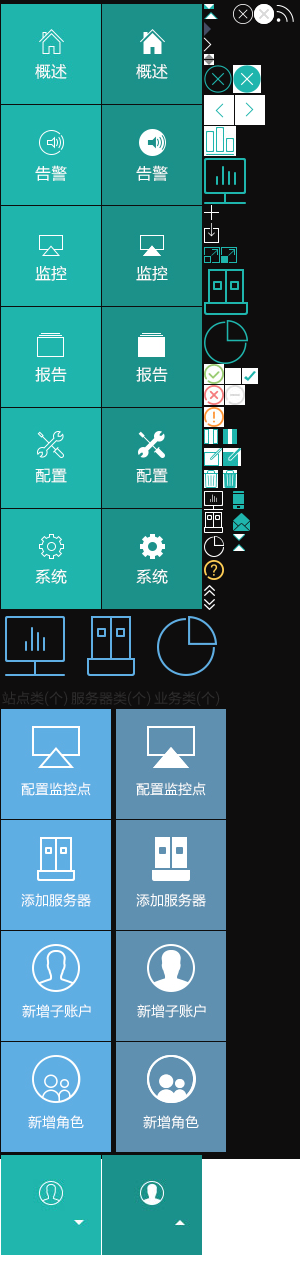
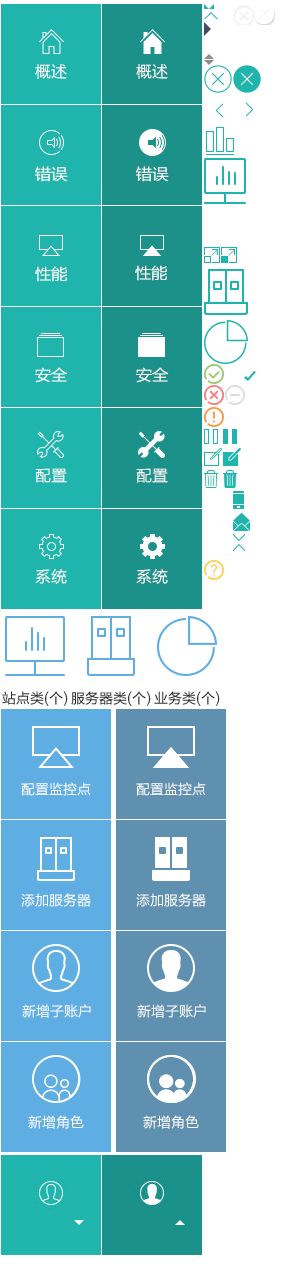
Revision of a layered (300, 1266) image; what changed, layer by layer:
removed layer "19" over (204, 560, 224, 580)
removed layer "18" over (204, 536, 224, 557)
removed layer "15" over (204, 320, 248, 364)
removed layer "14" over (204, 269, 248, 315)
removed layer "9" over (204, 158, 246, 204)
removed layer "7" over (204, 65, 232, 93)
removed layer "24_1" over (254, 4, 275, 25)
removed layer "24" over (233, 4, 254, 25)
removed layer "5" over (154, 616, 220, 706)
removed layer "4" over (71, 616, 151, 706)
removed layer "3" (2nd of 2) over (2, 616, 68, 706)
added layer "安全 副本" above "性能 副本" over (136, 367, 169, 383)
renamed "nav5_1" to "性能 副本", painted on it over (102, 265, 202, 408)
removed layer "nav4_1" over (134, 363, 174, 386)
renamed "nav4" to "性能", painted on it over (1, 266, 101, 385)
removed layer "nav3_1" over (134, 265, 174, 284)
removed layer "nav3" over (33, 262, 73, 286)
removed layer "nav2_1" over (134, 161, 174, 184)
removed layer "nav2" over (33, 163, 73, 185)
added layer "安全" above "错误 副本" over (35, 367, 68, 383)
added layer "错误 副本" above "错误" over (136, 166, 169, 182)
added layer "错误" above "图层 1" over (35, 166, 68, 182)
renamed "图层 3" to "图层 0 副本", showed it, painted on it over (0, 0, 300, 1159)
renamed "图层 2" to "图层 0", hid it, painted on it over (0, 0, 300, 1159)
…and 16 more changes (16 removed)
